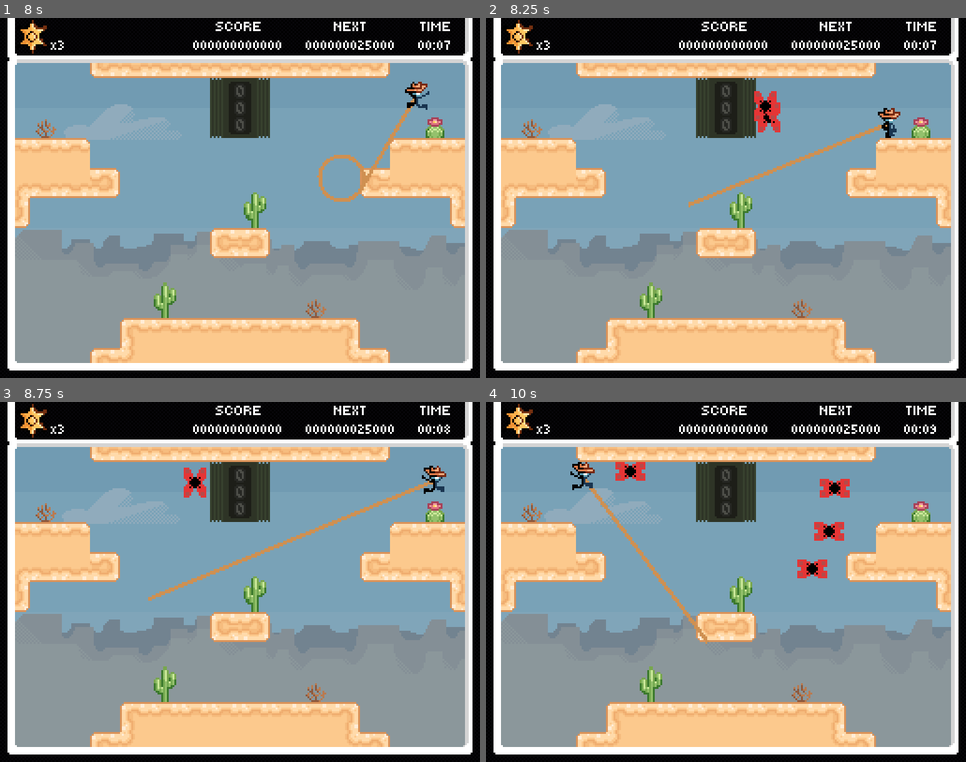
Above: before the commit, frames 1-4 (two rows, left to right).
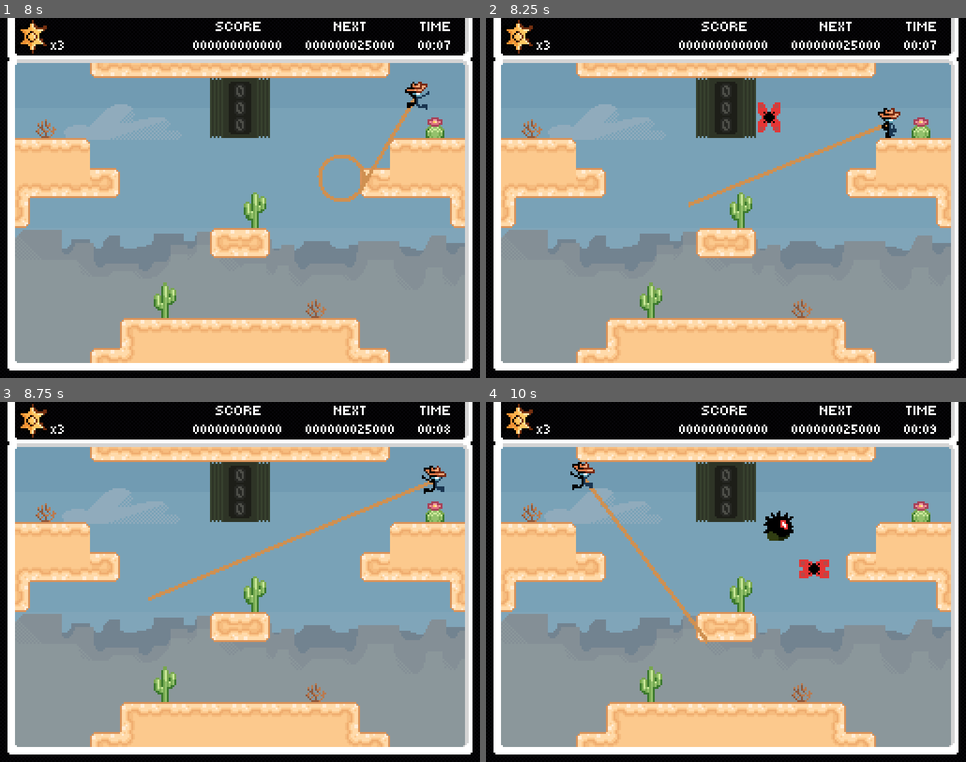
Above: after the commit, the same moments.

Repository: Jcodefox/GMTK-2025
Game: Godot game, scene res://scenes/topscenes/title_topscene.tscn
Two runs of this game, one before a commit and one after it. Both use one fixed random seed, a clock stepped at 60 frames per second and the inputs below.
Inputs (mouse positions are in pixels of both pictures, inside the frame that each line leads up to):
- Up to frame 1 (8 s): click "Start Game" at 0.5 s; move the mouse to (345, 180) at 1.27 s; hold Shift (lasso_bind) 1.28-2.03 s; hold D (move_right) 1.28-2.78 s; tap Space (move_jump) at 1.52, 2.27, 3.77, 4.52, 5.27, 6.77, 7.52 s; move the mouse to (144, 216) at 2.02 s; click (144, 216) at 2.1 s; move the mouse to (288, 118) at 2.77 s; hold A (move_left) 2.78-3.53 s; hold Shift (lasso_bind) 2.78-3.53 s; move the mouse to (216, 270) at 3.52 s; hold D (move_right) 3.53-5.03 s; click (216, 270) at 3.6 s; move the mouse to (384, 252) at 4.27 s; hold Shift (lasso_bind) 4.28-5.03 s; move the mouse to (96, 144) at 5.02 s; hold A (move_left) 5.03-5.78 s; click (96, 144) at 5.1 s; move the mouse to (264, 198) at 5.77 s; hold D (move_right) 5.78-6.53 s; hold Shift (lasso_bind) 5.78-6.53 s; move the mouse to (168, 108) at 6.52 s; hold A (move_left) from 6.53 s (still down); click (168, 108) at 6.6 s; move the mouse to (345, 180) at 7.27 s; hold Shift (lasso_bind) from 7.28 s (still down)
- Up to frame 2 (8.25 s): move the mouse to (630, 216) at 8.02 s; release A (move_left) at 8.03 s; release Shift (lasso_bind) at 8.03 s; hold D (move_right) from 8.03 s (still down); click (630, 216) at 8.1 s
- Up to frame 3 (8.75 s): keep holding D (move_right); tap Space (move_jump) at 8.27 s
- Up to frame 4 (10 s): keep holding D (move_right); move the mouse to (774, 502) at 8.77 s; hold Shift (lasso_bind) 8.78-9.53 s; move the mouse to (702, 654) at 9.52 s; click (702, 654) at 9.6 s; tap Space (move_jump) at 9.77 s

Frame 1 is identical in both runs. In frame 2, 0.2% of the frame differs, in the area x 55-61%, y 20-29%; in frame 3, 0.3%; in frame 4, 1.3%, in the area x 26-76%, y 16-49%.

Commit message:
Enemy spawning change

Diff:
--- a/scripts/prefabs/enemy_spawner.gd
+++ b/scripts/prefabs/enemy_spawner.gd
@@ -97,17 +97,27 @@
 		time_to_next_spawn = 0
 		if Globals.time_passed < 0:
 			change_out_mode_to(OUTMODES.PAUSE)
+		elif Globals.time_passed < 5:
+			match randi_range(0,4):
+				0:
+					change_out_mode_to(OUTMODES.SPIKROS)
+				1, 2:
+					change_out_mode_to(OUTMODES.MIXED_SPIKROS_MOTHS)
+				3:
+					change_out_mode_to(OUTMODES.MOTHICKS)
+				4:
+					change_out_mode_to(OUTMODES.MOTH_BOMB)
 		elif Globals.time_passed < 20:
-			match randi_range(0,6):
-				0:
-					change_out_mode_to(OUTMODES.PAUSE)
-				2:
+			match randi_range(0,5):
+				0:
+					change_out_mode_to(OUTMODES.PAUSE)
+				1:
 					change_out_mode_to(OUTMODES.SPIKROS)
-				3, 4:
+				2, 3:
 					change_out_mode_to(OUTMODES.MIXED_SPIKROS_MOTHS)
+				4:
+					change_out_mode_to(OUTMODES.MOTHICKS)
 				5:
-					change_out_mode_to(OUTMODES.MOTHICKS)
-				6:
 					change_out_mode_to(OUTMODES.MOTH_BOMB)
 		elif Globals.time_passed < 50:
 			match randi_range(0,9):
Not shown: 1 places in scenes/topscenes/gameplay_topscene.tscn that only renumber resources
Not shown: 1 places in scenes/topscenes/title_topscene.tscn that only renumber resources
